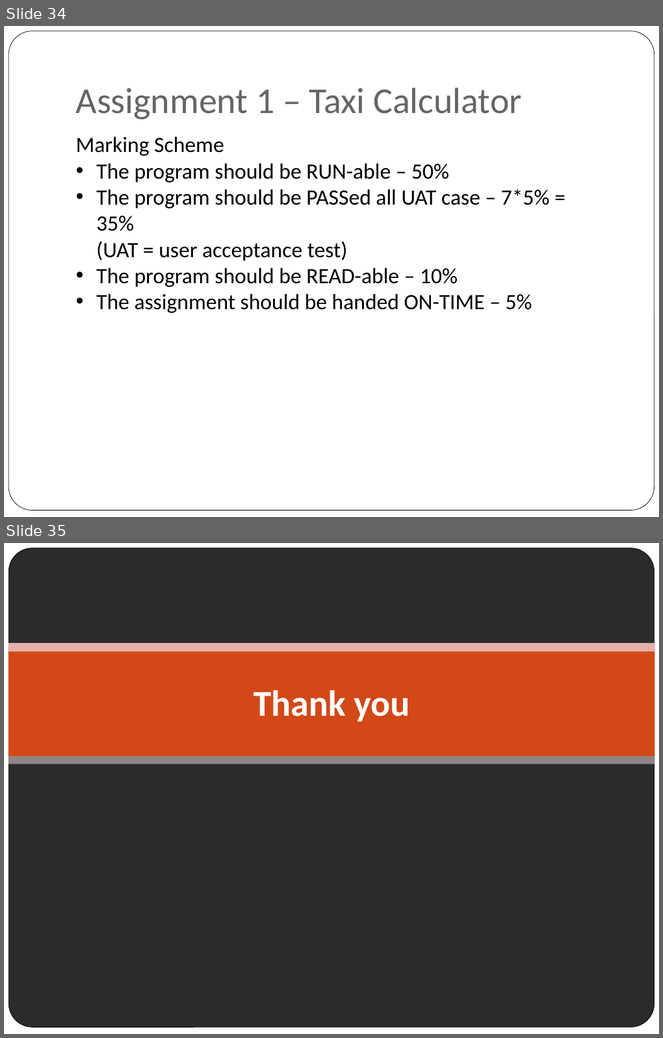
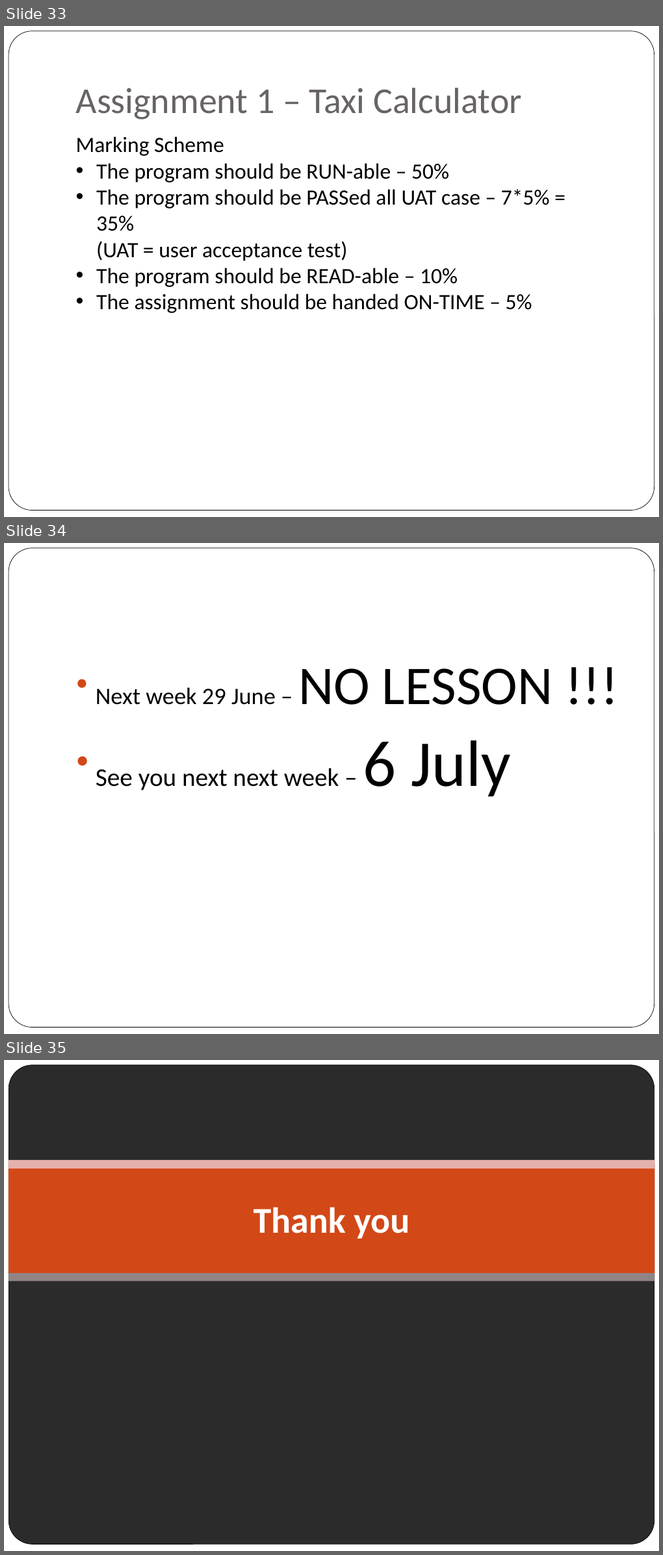
Before and after one commit to kyalan/CUHK-PyTutorial-2019, a slide deck: Week1/PyTutorial_Week1.pptx. Shown one above the other, each under a label of ours: slides 34 and 35 before the commit, slides 33, 34 and 35 after it. The pictures are 663x1038 and 663x1555 pixels, drawn with LibreOffice and Linux fonts; fonts in the diff are those of the drawing; background and template pictures are left out; a plain dark background stands for a picture behind light text. Boxes give left, top, right and bottom in pixels: in the first picture for what was removed or moved away, otherwise in the second. Text is boxed around its words. In the diff, an @@ line names an element or a change of style, - is before the commit and + after.

```diff
--- a/Week1/PyTutorial_Week1.pptx
+++ b/Week1/PyTutorial_Week1.pptx
@@ slide 34 added at (x1=4, y1=543, x2=659, y2=1034), background #FFFFFF; not listed: 1 template element that a slide beside it also shows @@
@@ text added at (x1=96, y1=668, x2=553, y2=797), 28 pt, text #000000 @@
+● Next week 29 June – NO LESSON !!!
+● See you next next week – 6 July
@@ what was slide 34 is now slide 33 @@
```
Also in this commit, not shown: 1 slide removed, 2 other files.
